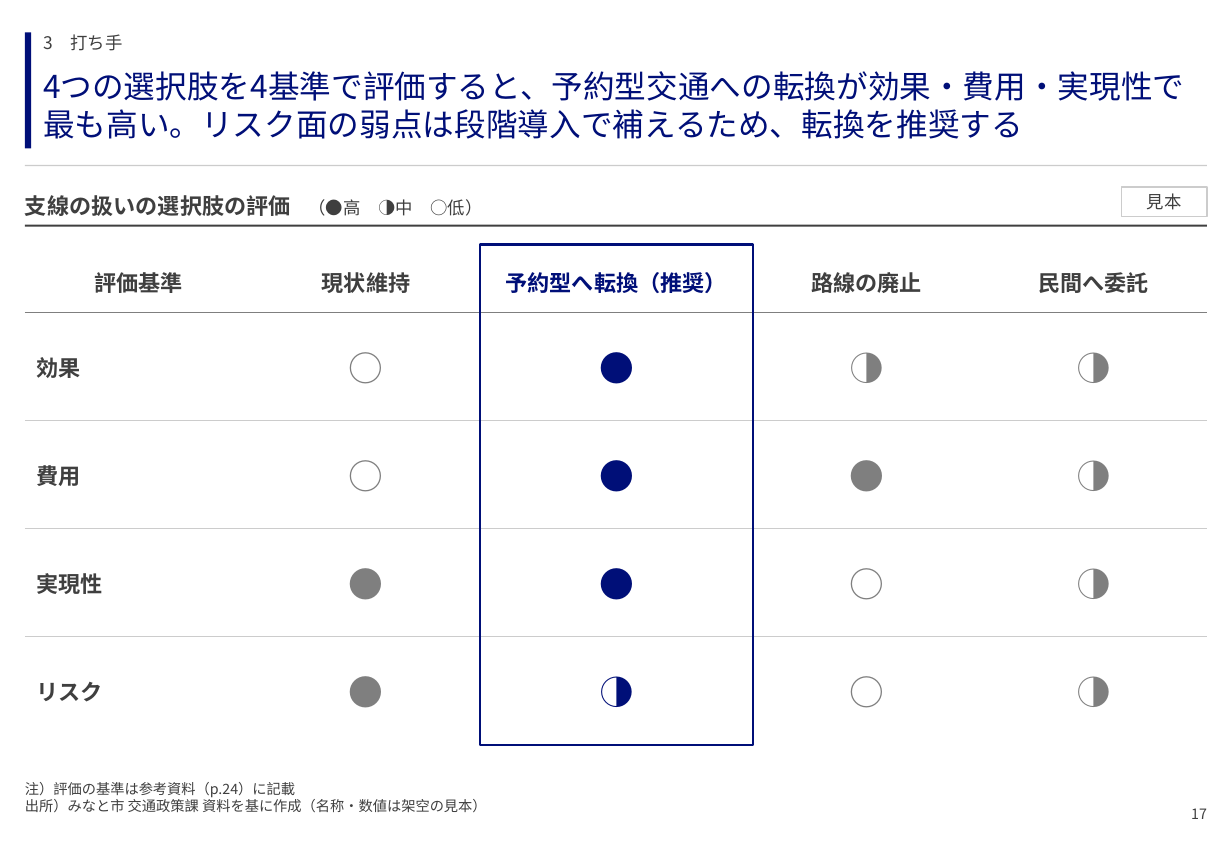
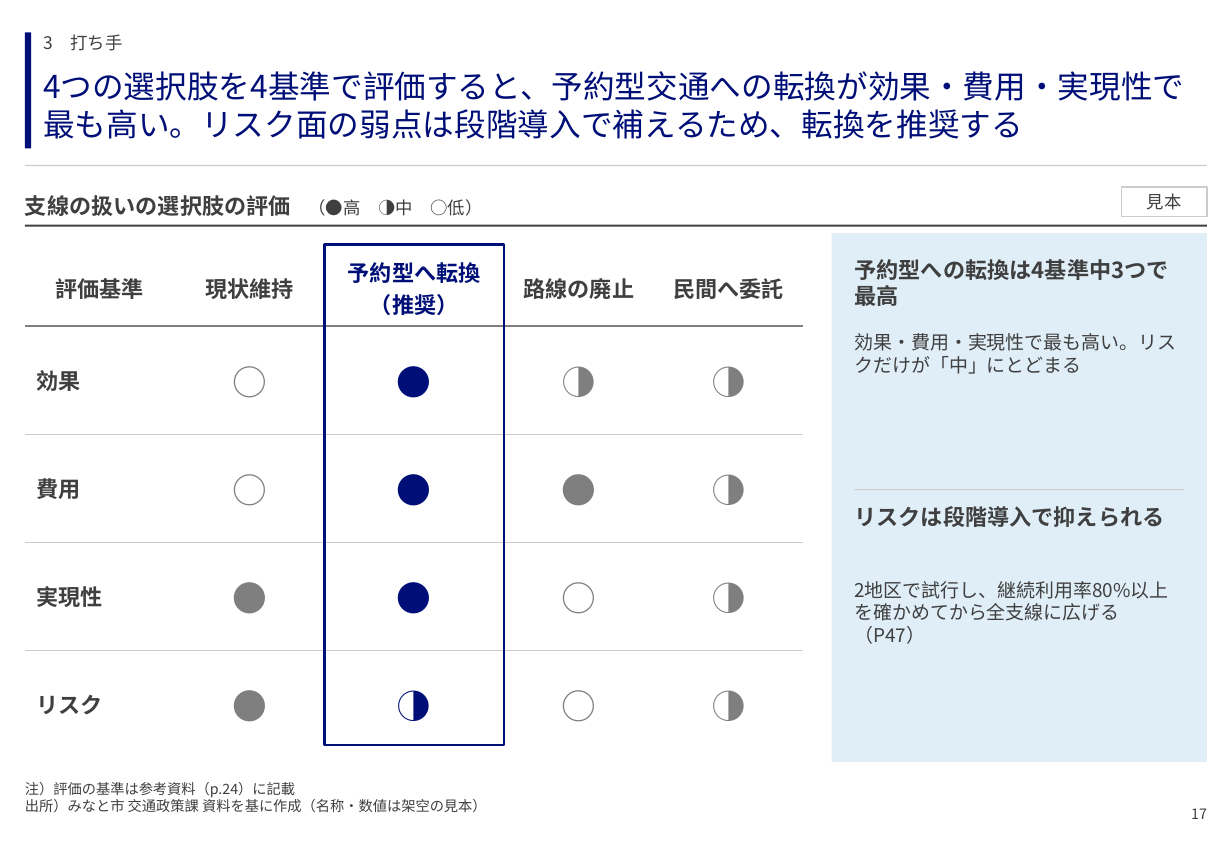
Before and after one commit to GontaHH/slide_builder, a slide deck: slide 17 of patterns/pattern-deck.pptx. Drawn at 1232x853 pixels with LibreOffice and Linux fonts; fonts in the diff are those of the drawing. Boxes give left, top, right and bottom in pixels: in the first picture for what was removed or moved away, otherwise in the second. Text is boxed around its words. In the diff, an @@ line names an element or a change of style, - is before the commit and + after.

```diff
--- a/patterns/pattern-deck.pptx
+++ b/patterns/pattern-deck.pptx
@@ rectangle added at [832,233,1207,762], fill #E0EEF8 @@
@@ table: place and size @@
-table at [25,250,1207,706]
+table at [25,250,804,719]
@@ rectangle: place and size @@
-rectangle at [480,245,753,745]
+rectangle at [324,245,504,745]
@@ text added at [854,259,1168,280], 14 pt, text #3F3F3F, bold @@
+予約型への転換は4基準中3つで最高
@@ text added at [854,333,1176,374], 12 pt, text #3F3F3F @@
+効果・費用・実現性で最も高い。リスクだけが「中」にとどまる
@@ line added from (854, 489) to (1184, 489), #CCCCCC 0.75 pt @@
@@ text added at [854,506,1164,527], 14 pt, text #3F3F3F, bold @@
+リスクは段階導入で抑えられる
@@ text added at [854,581,1168,644], 12 pt, text #3F3F3F @@
+2地区で試行し、継続利用率80%以上を確かめてから全支線に広げる（P47）
```
Also in this commit, not shown: 7 other slides changed, 2 other files.
